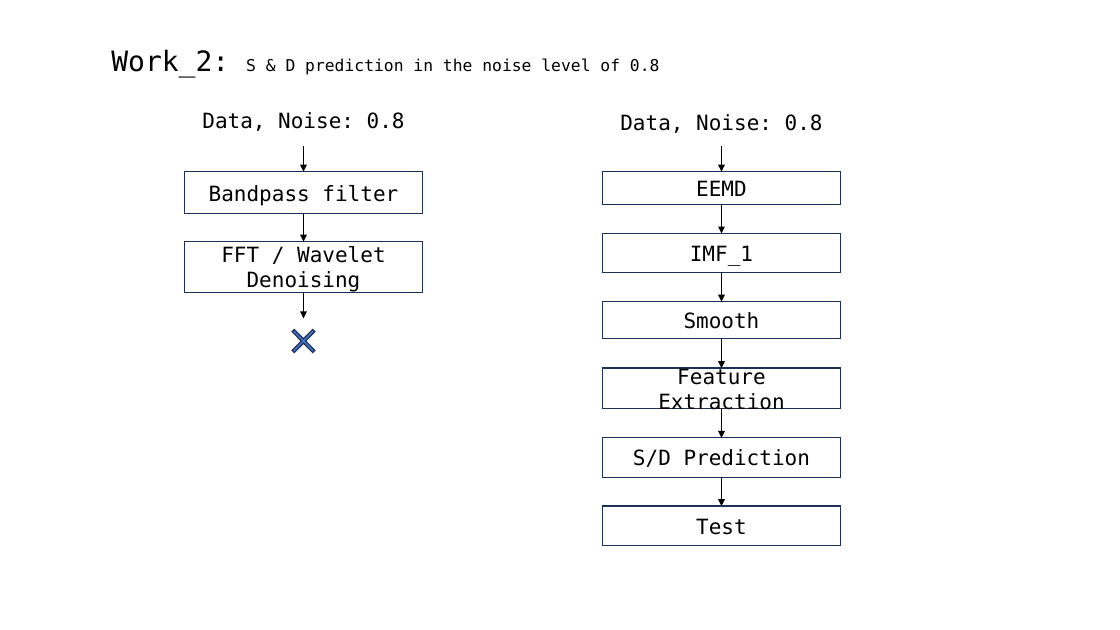
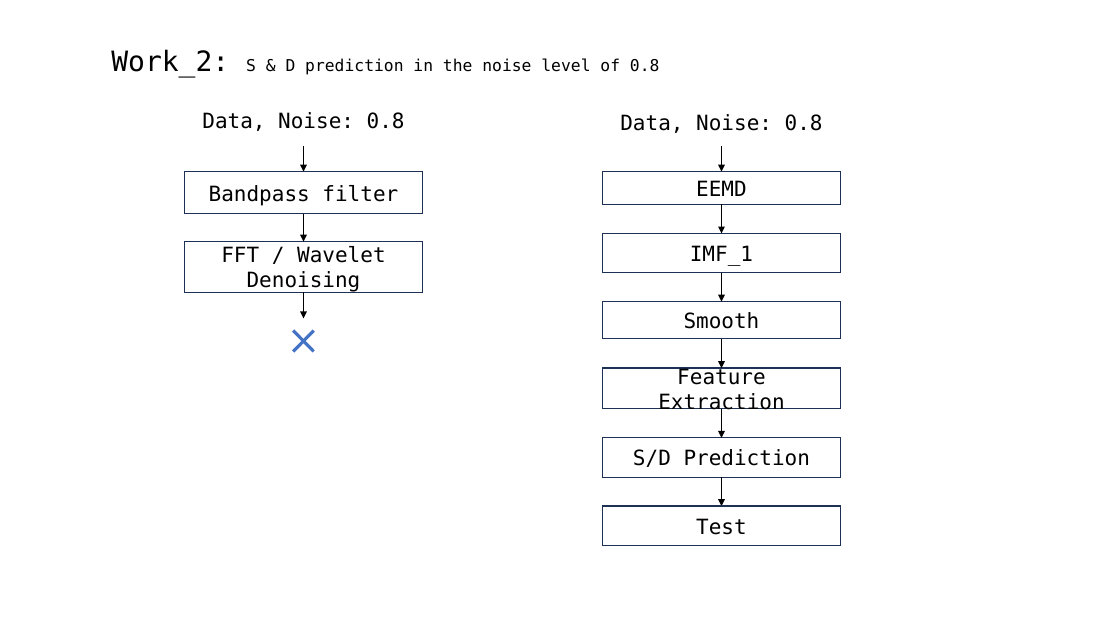
Before and after one commit to A-Big-Tortoise/Presentation, a slide deck: slide 9 of Presentation_821_JiayuChen.pptx. Drawn at 1120x630 pixels with LibreOffice and Linux fonts; fonts in the diff are those of the drawing. Boxes give left, top, right and bottom in pixels: in the first picture for what was removed or moved away, otherwise in the second. Text is boxed around its words. In the diff, an @@ line names an element or a change of style, - is before the commit and + after.

```diff
--- a/Presentation_821_JiayuChen.pptx
+++ b/Presentation_821_JiayuChen.pptx
@@ cross at [284, 321, 323, 361]: outline #1E3256 1 pt to none @@
```
Also in this commit, not shown: 1 other slide changed.
